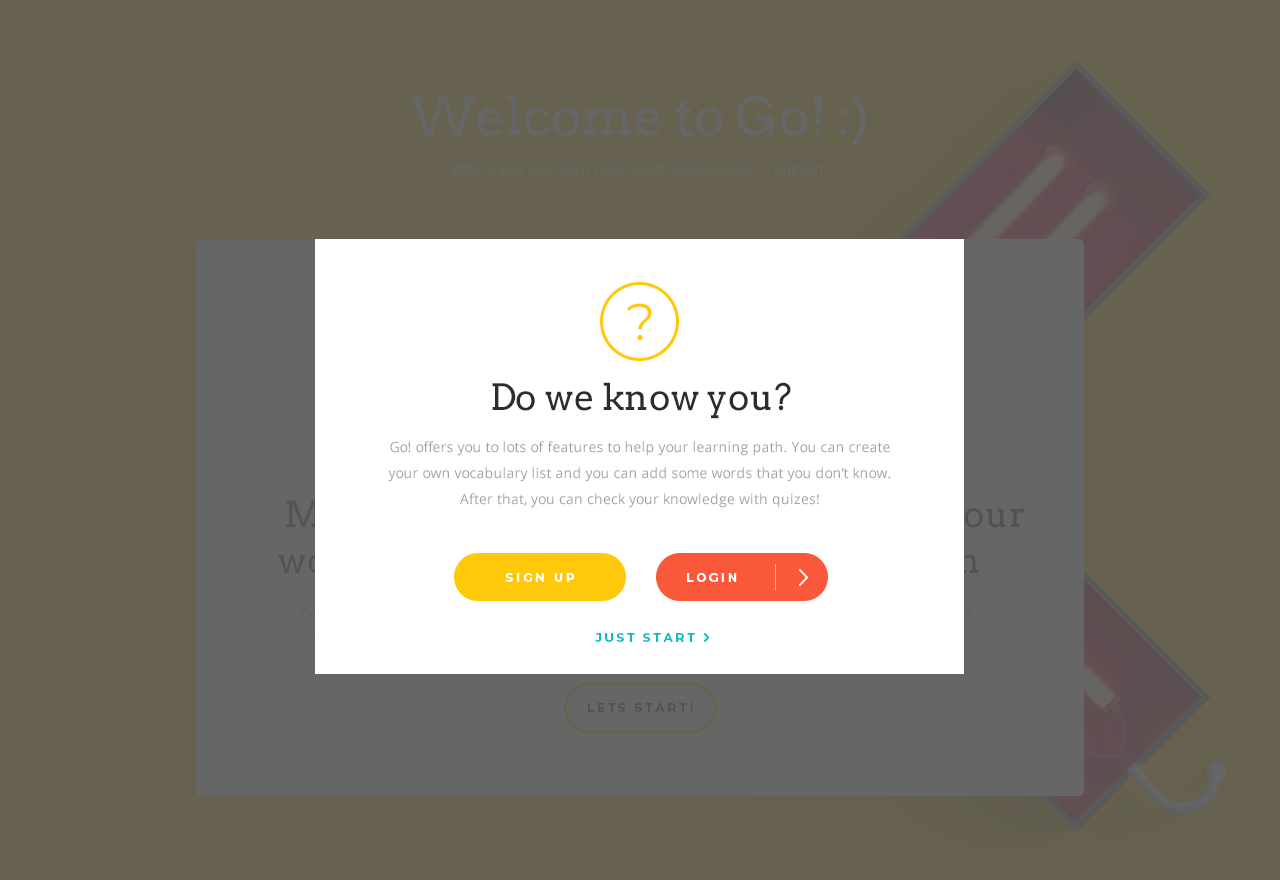
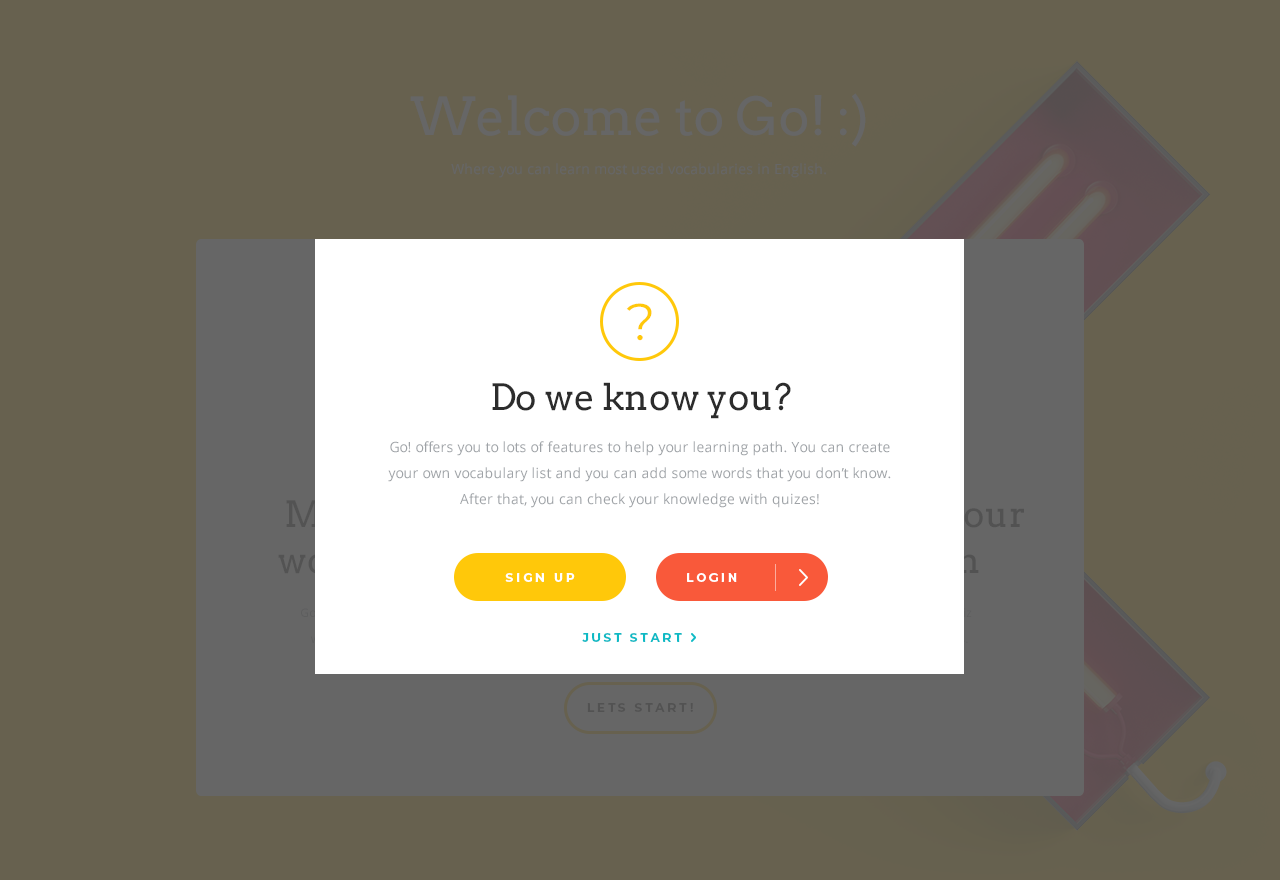
Layers edited between the first and the second 1280×880 image:
painted on "Signup_Popup" over <box>582,633,709,642</box>
